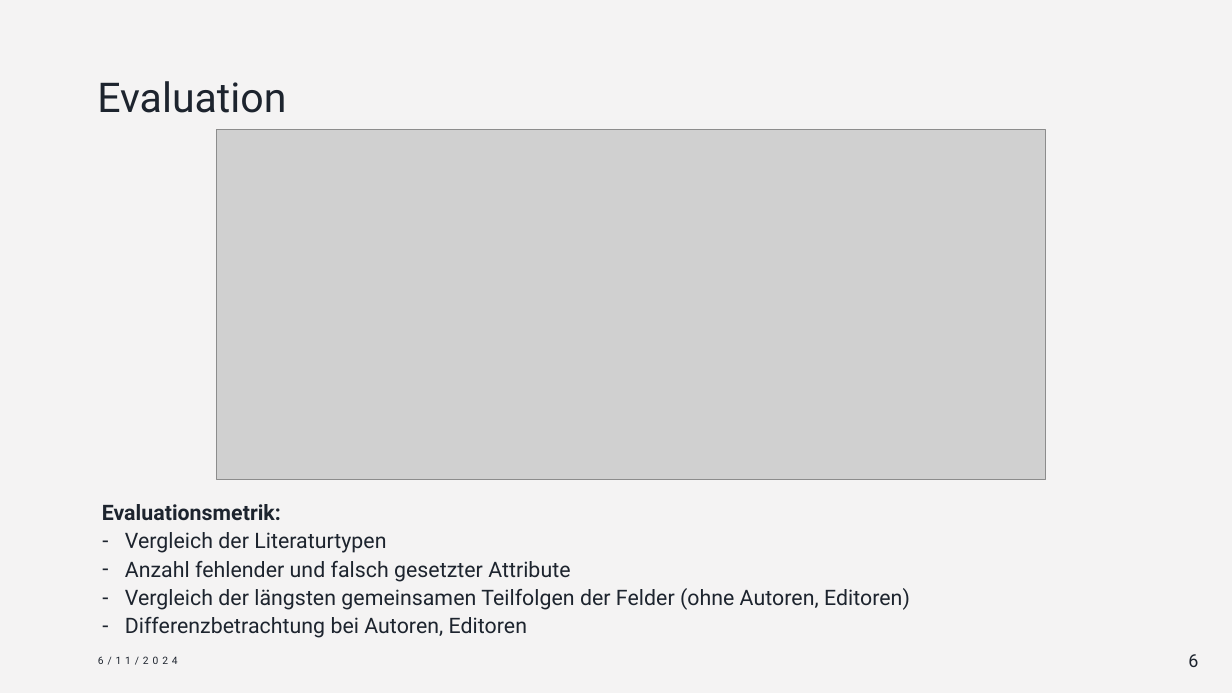
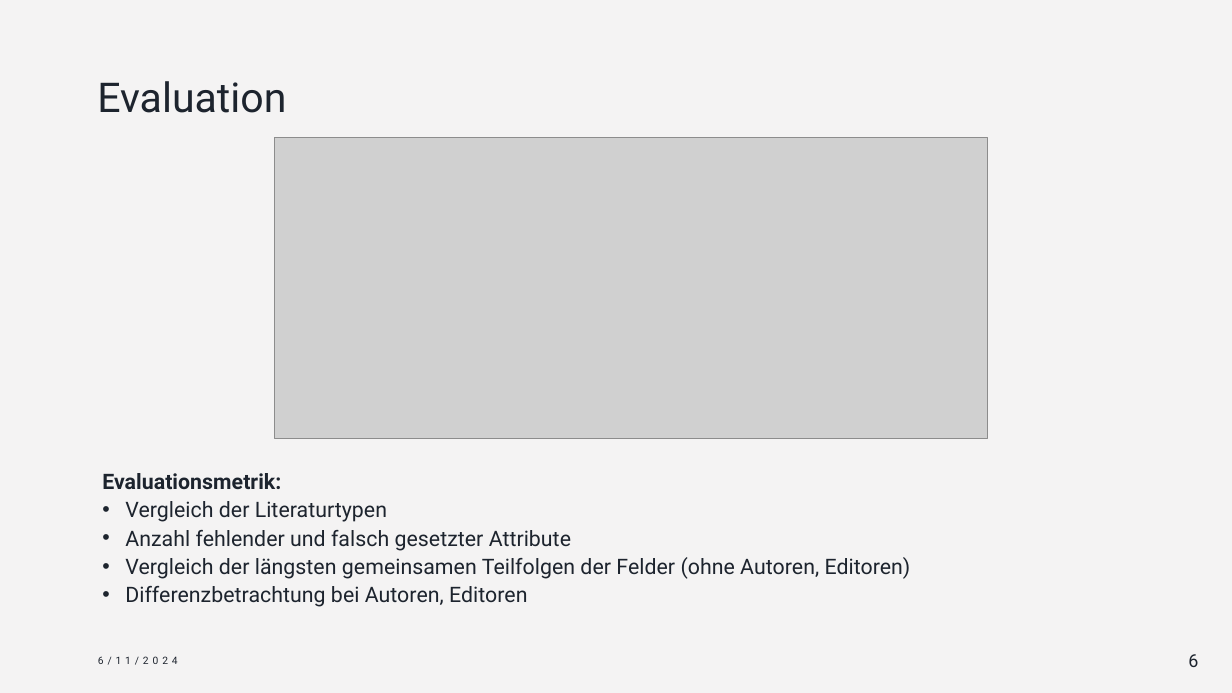
Before and after one commit to LaGit93/bibTexConverter_FaPra63065, a slide deck: slide 6 of Durchstich Vortrag.pptx. Drawn at 1232x693 pixels with LibreOffice and Linux fonts; fonts in the diff are those of the drawing; grey boxes stand for pictures. Boxes give left, top, right and bottom in pixels: in the first picture for what was removed or moved away, otherwise in the second. Text is boxed around its words. In the diff, an @@ line names an element or a change of style, - is before the commit and + after.

```diff
--- a/Durchstich Vortrag.pptx
+++ b/Durchstich Vortrag.pptx
@@ picture: place and size @@
-picture at <box>216,130,1045,481</box>
+picture at <box>274,138,987,439</box>
@@ text "Evaluationsmetrik:": place and size @@
-text "Evaluationsmetrik:" at <box>102,504,910,638</box>
+text "Evaluationsmetrik:" at <box>102,473,911,607</box>
@@ text at <box>125,501,911,607</box>: bullet - to • @@
```
Also in this commit, not shown: 4 other slides changed, 1 slide added.
